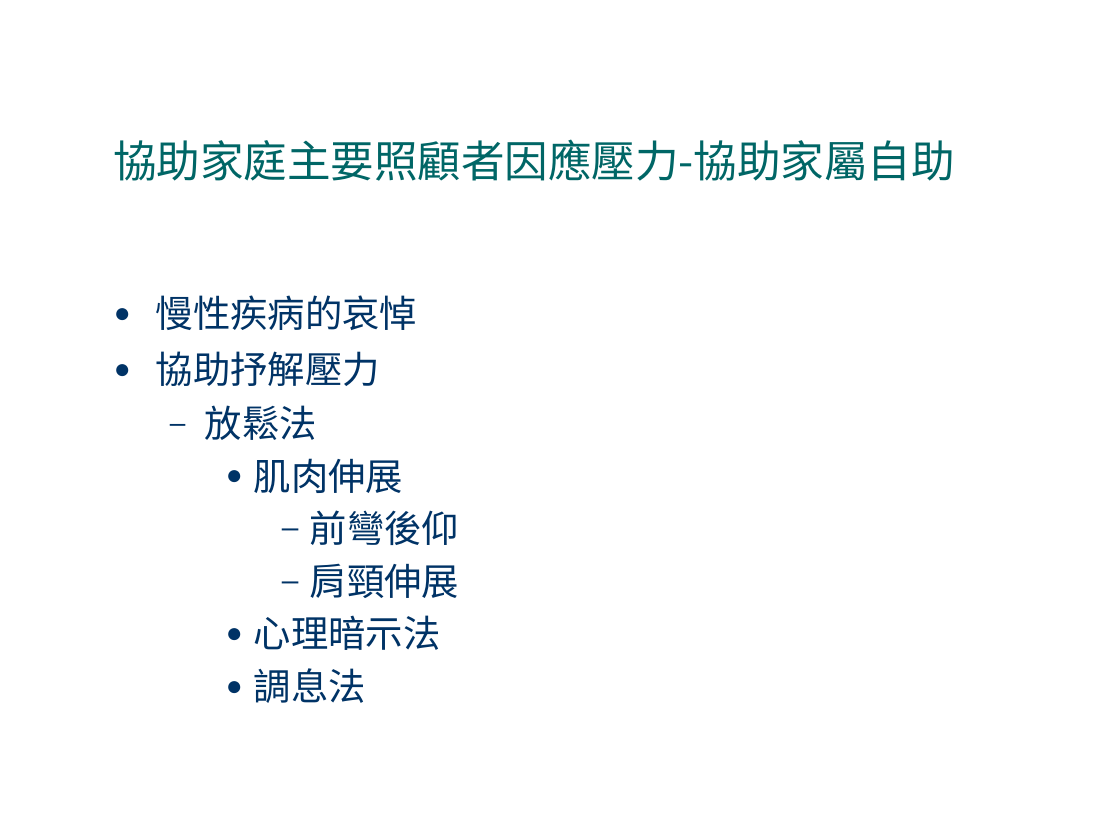
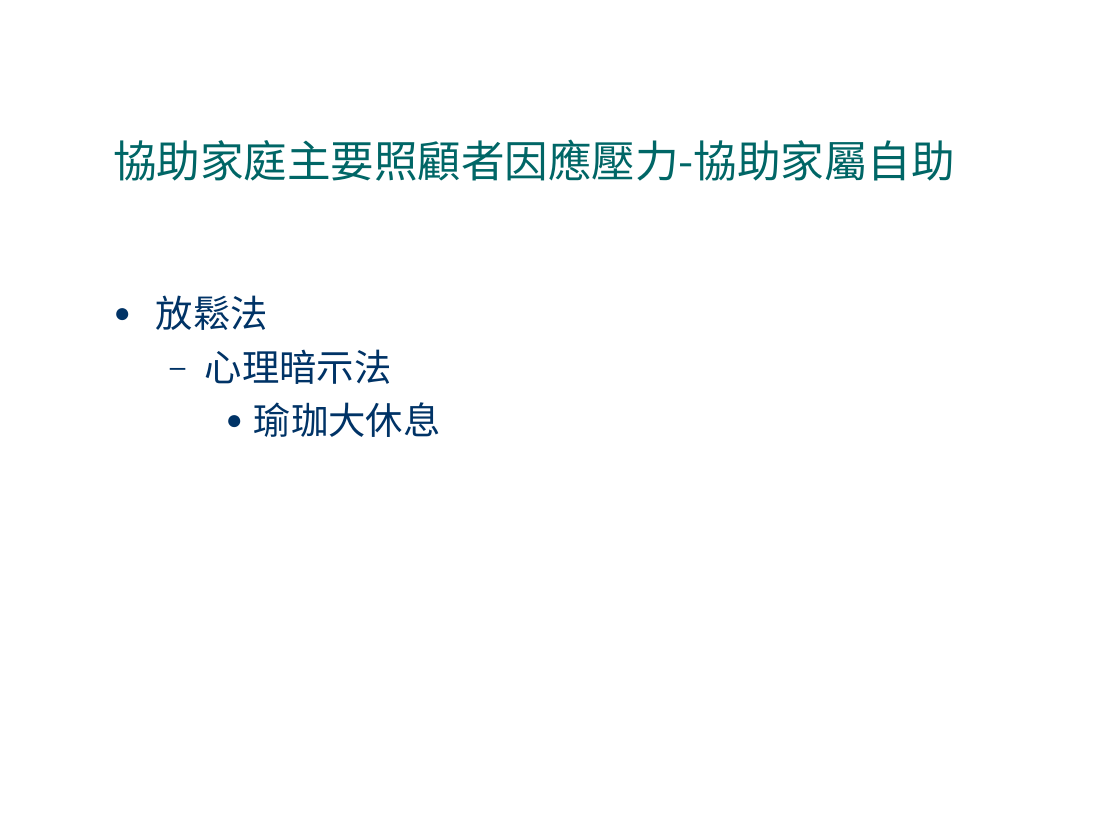
Before and after one commit to fhopecc/stxt, a slide deck: slide 25 of doc/tutorial/home_care.odp. Drawn at 1120x840 pixels with LibreOffice and Linux fonts; fonts in the diff are those of the drawing. Boxes give left, top, right and bottom in pixels: in the first picture for what was removed or moved away, otherwise in the second. Text is boxed around its words. In the diff, an @@ line names an element or a change of style, - is before the commit and + after.

```diff
--- a/doc/tutorial/home_care.odp
+++ b/doc/tutorial/home_care.odp
@@ text at [156,295,417,386]: paragraphs removed @@
-● 慢性疾病的哀悼
-● 協助抒解壓力
@@ text at [156,295,392,384]: bullet – to ●; list level 2 to 1 in "放鬆法"; line spacing 1 to 0.9; bullet ● to –; list level 3 to 2 in "心理暗示法" @@
@@ text at [254,402,441,437]: text changed @@
-    ● 調息法
+    ● 瑜珈大休息
@@ text at [254,458,459,598]: paragraphs removed @@
-    ● 肌肉伸展
-      – 前彎後仰
-      – 肩頸伸展
```
Also in this commit, not shown: 4 other slides changed.
